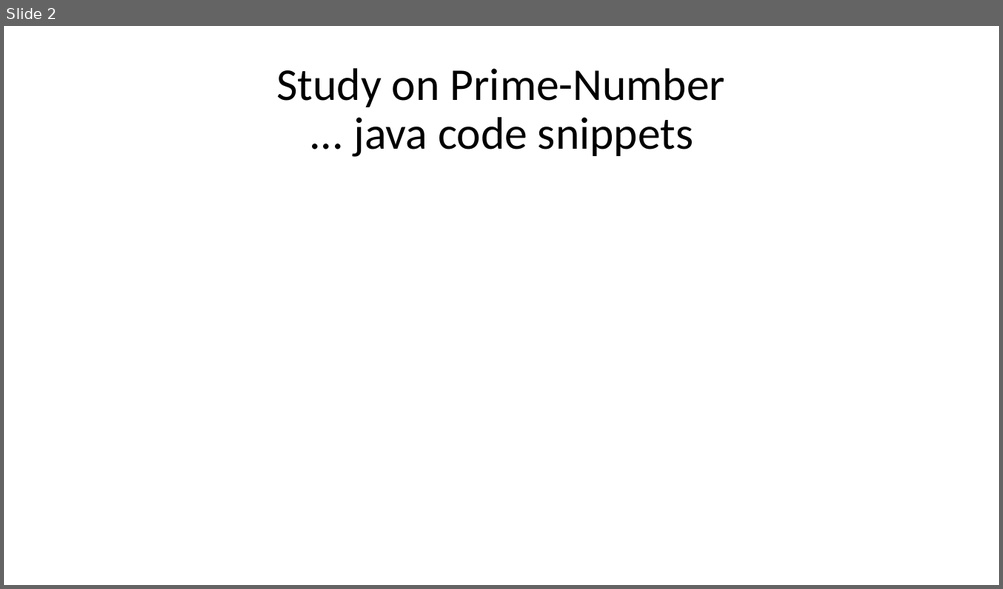
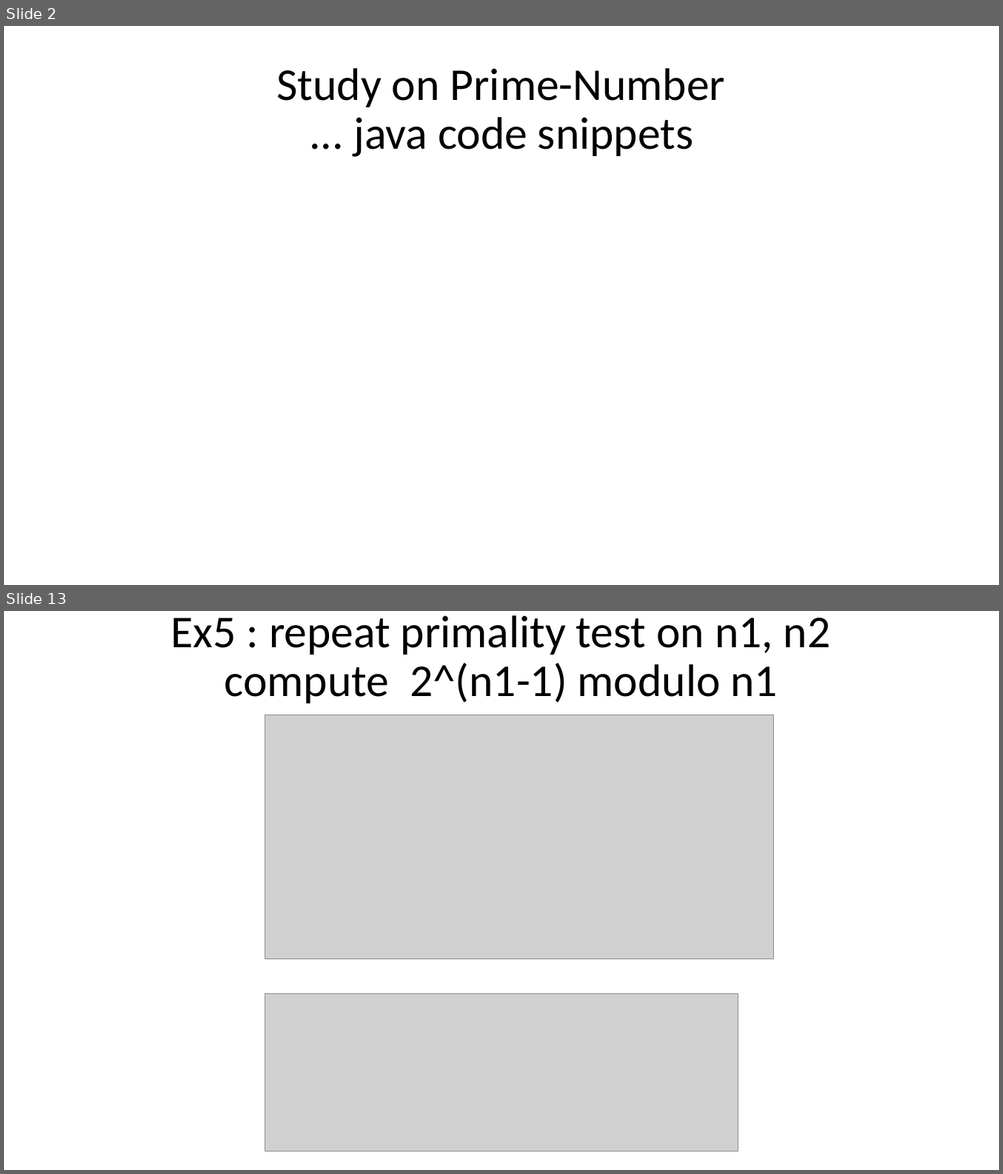
Before and after one commit to Arnaud-Nauwynck/presentations, a slide deck: security/hands-on/Security-TD4-cryptography-prime-numbers.pptx. Shown one above the other, each under a label of ours: slide 2 before the commit, slides 2 and 13 after it; the slides between them are not shown. The pictures are 1003x589 and 1003x1174 pixels, drawn with LibreOffice and Linux fonts; fonts in the diff are those of the drawing; grey boxes stand for pictures. Boxes give left, top, right and bottom in pixels: in the first picture for what was removed or moved away, otherwise in the second. Text is boxed around its words. In the diff, an @@ line names an element or a change of style, - is before the commit and + after.

```diff
--- a/security/hands-on/Security-TD4-cryptography-prime-numbers.pptx
+++ b/security/hands-on/Security-TD4-cryptography-prime-numbers.pptx
@@ slide 13 added at (x1=4, y1=611, x2=999, y2=1170), background #FFFFFF @@
@@ title added at (x1=171, y1=615, x2=831, y2=703), 44 pt, text #000000 @@
+Ex5 : repeat primality test on n1, n2
+compute 2^(n1-1) modulo n1
@@ picture added at (x1=265, y1=715, x2=774, y2=959) @@
@@ picture added at (x1=265, y1=994, x2=737, y2=1151) @@
```
Also in this commit, not shown: 6 slides changed, 21 other slides added, 3 slides removed, 23 other files.
